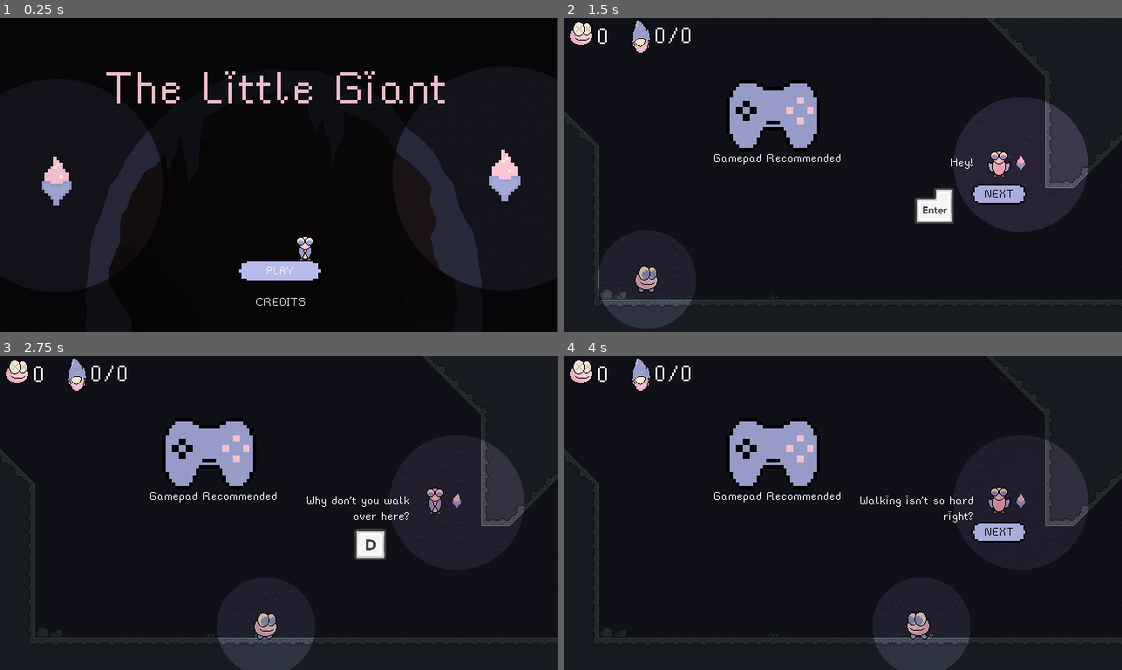
Above: before the commit, frames 1-4 (two rows, left to right).
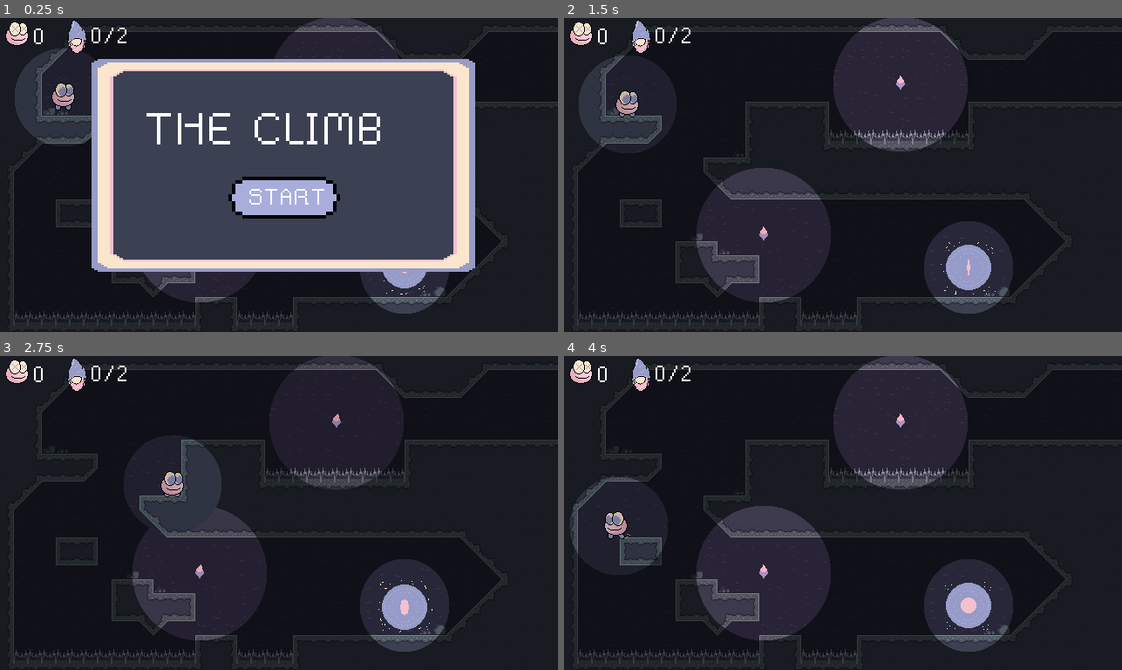
Above: after the commit, the same moments.

Repository: billbobphil/game-off-2023
Game: Godot game, scene res://root/root.tscn
Same seed, same stepped clock (60 frames per second), same inputs: the game is played once before the commit and once after it.
Inputs (mouse positions are in pixels of both pictures, inside the frame that each line leads up to):
- Up to frame 1 (0.25 s): no input
- Up to frame 2 (1.5 s): click (843, 272) at 0.5 s, where only the run before the commit has a clickable "PLAY"; click "START" at 1.25 s
- Up to frame 3 (2.75 s): tap Enter (acknowledge_dialog) at 2 s; move the mouse to (401, 497) at 2.02 s; hold D (move_right) from 2.03 s (still down); tap Ctrl (dash) at 2.1 s; click (401, 497) at 2.17 s; tap Space (jump) at 2.27 s
- Up to frame 4 (4 s): move the mouse to (731, 528) at 2.77 s; tap Enter (acknowledge_dialog) at 2.85 s; tap Space (jump) at 3.02 s; tap Ctrl (dash) at 3.05, 3.6 s; move the mouse to (898, 443) at 3.52 s; release D (move_right) at 3.53 s; hold A (move_left) from 3.53 s (still down)

The runs differ from the first frame. In frame 1, 63% of the frame differs, in the area x 1-100%, y 0-100%; in frame 2, 32%; in frame 3, 22%; in frame 4, 29%.

Commit message:
Added tweaks to dash, feels better now

Diff:
--- a/player/Player.gd
+++ b/player/Player.gd
@@ -162,7 +162,10 @@
 	coyoteTimeHandler(delta);
 
 	if shouldFall:
-		velocity.y += gravity * delta * (fallMultiplier - 1) * mass
+		if(isDashing):
+			velocity.y += (gravity *.25) * delta * (fallMultiplier - 1) * mass
+		else:
+			velocity.y += gravity * delta * (fallMultiplier - 1) * mass
 
 	jumpInputHandler();
 	horizontalMovement();
@@ -246,6 +249,7 @@
 	isDashing = true;
 	canDash = false;
 	var dashDirection = getDashDirection();
+	velocity = Vector2.ZERO;
 	velocity = dashDirection * dashSpeed; #requires you to be already moving a direction
 	dashTimer = 0.0;
 	dashCooldownTimer = 0.0;
--- a/player/player.tscn
+++ b/player/player.tscn
@@ -23,6 +23,7 @@
 jumpCutoffSpeed = -100.0
 coyoteTimeWindow = 0.08
 dashSpeed = 500.0
+dashDuration = 0.1
 
 [node name="CollisionShape2D" type="CollisionShape2D" parent="."]
 z_index = 1
--- a/root/root.tscn
+++ b/root/root.tscn
@@ -29,6 +29,7 @@
 position = Vector2(-1, 0)
 script = ExtResource("6_ovqv7")
 levelPaths = Array[PackedScene]([ExtResource("2_hos4s"), ExtResource("3_ob0di"), ExtResource("2_rl4h1"), ExtResource("3_2nj7d"), ExtResource("4_yfh48"), ExtResource("7_eb1s0")])
+currentLevelIndex = 3
 specialLevelIndexes = Array[int]([0, 1, 5])
 
 [node name="HUD" type="CanvasLayer" parent="." groups=["HUD"]]
